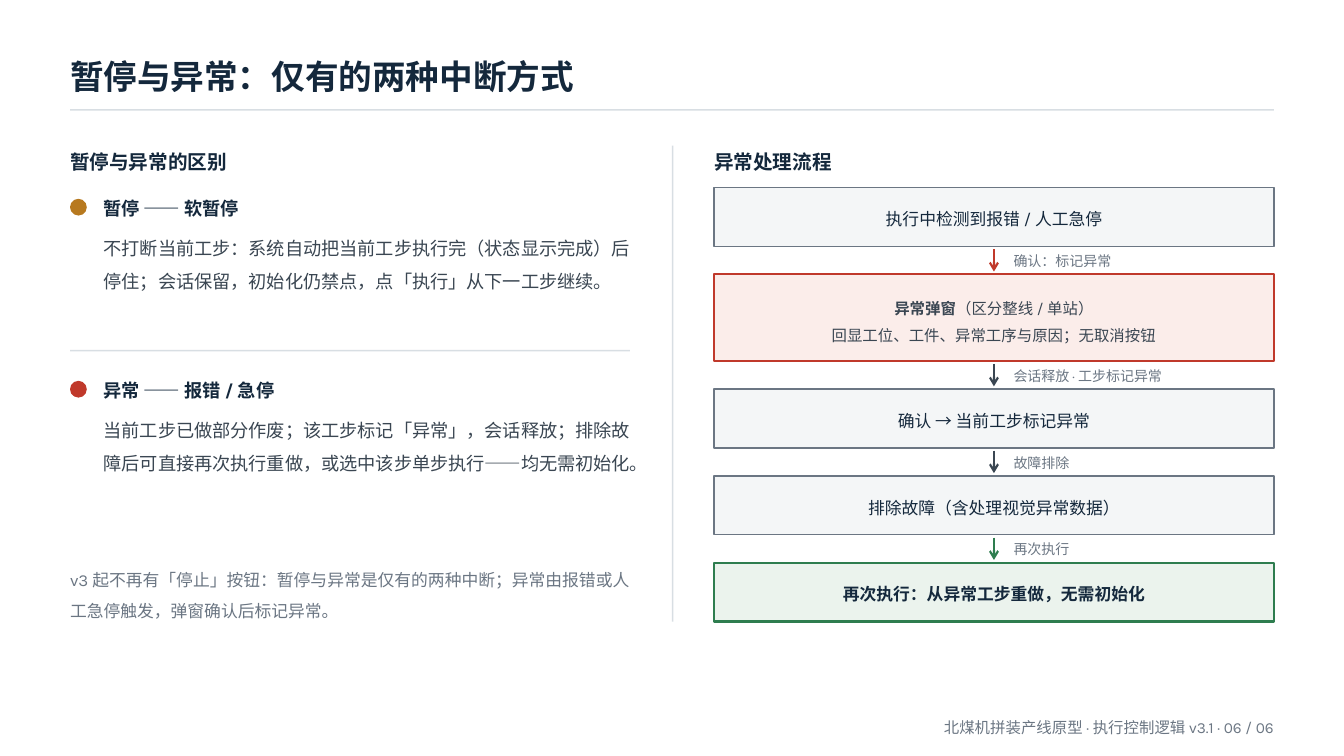
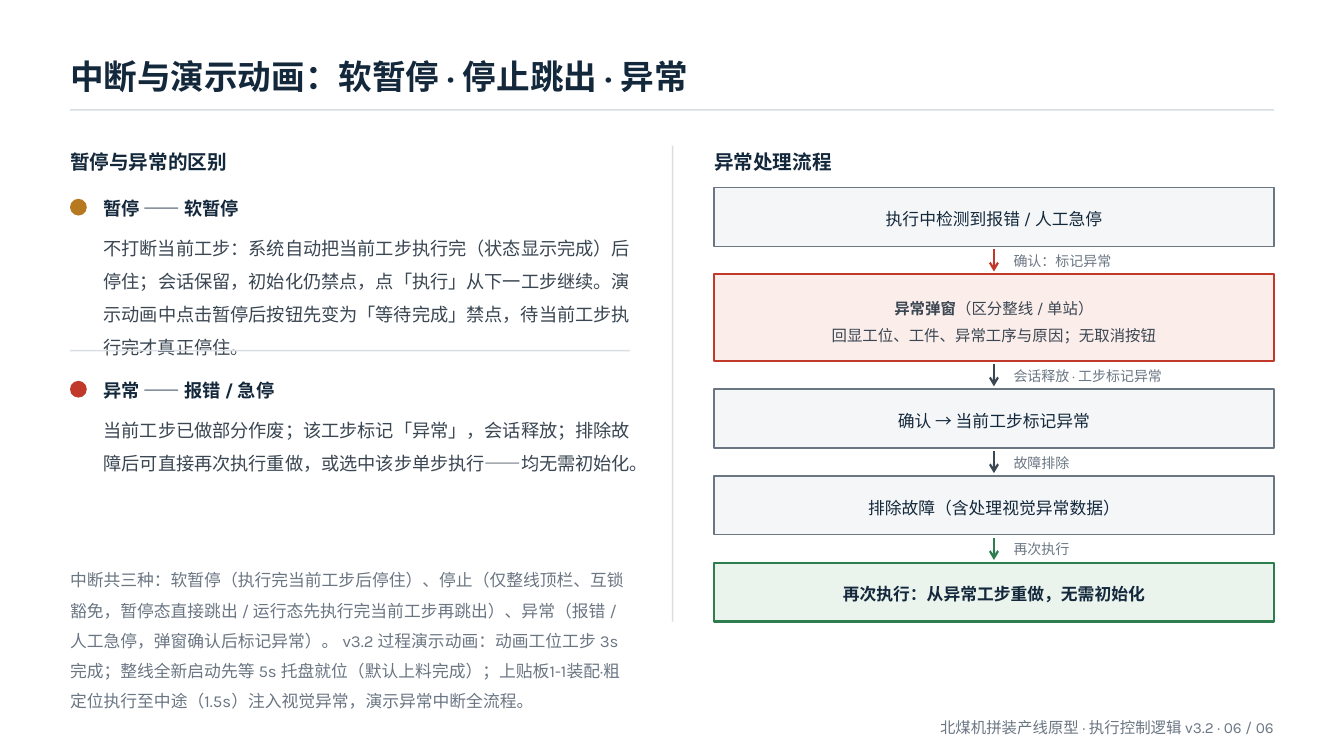
Before and after one commit to chenghe12581-ops/beimei-assembly-line-demo, a slide deck: slide 6 of docs/generated/execution-control-flow/执行按钮逻辑流程图.pptx. Drawn at 1344x756 pixels with LibreOffice and Linux fonts; fonts in the diff are those of the drawing. Boxes give left, top, right and bottom in pixels: in the first picture for what was removed or moved away, otherwise in the second. Text is boxed around its words. In the diff, an @@ line names an element or a change of style, - is before the commit and + after.

Commit message:
docs(执行控制): 流程图PPT升级v3.2，补充过程演示动画说明并修正停止按钮表述

```diff
--- a/docs/generated/execution-control-flow/执行按钮逻辑流程图.pptx
+++ b/docs/generated/execution-control-flow/执行按钮逻辑流程图.pptx
@@ text at bbox=[70, 60, 688, 92]: text changed @@
-暂停与异常：仅有的两种中断方式
+中断与演示动画：软暂停 · 停止跳出 · 异常
@@ text at bbox=[104, 239, 630, 323]: text changed @@
-不打断当前工步：系统自动把当前工步执行完（状态显示完成）后停住；会话保留，初始化仍禁点，点「执行」从下一工步继续。
+不打断当前工步：系统自动把当前工步执行完（状态显示完成）后停住；会话保留，初始化仍禁点，点「执行」从下一工步继续。演示动画中点击暂停后按钮先变为「等待完成」禁点，待当前工步执行完才真正停住。
@@ text at bbox=[70, 572, 624, 709]: text changed @@
-v3 起不再有「停止」按钮：暂停与异常是仅有的两种中断；异常由报错或人工急停触发，弹窗确认后标记异常。
+中断共三种：软暂停（执行完当前工步后停住）、停止（仅整线顶栏、互锁豁免，暂停态直接跳出 / 运行态先执行完当前工步再跳出）、异常（报错 / 人工急停，弹窗确认后标记异常）。 v3.2 过程演示动画：动画工位工步 3s 完成；整线全新启动先等 5s 托盘就位（默认上料完成）；上贴板1-1装配·粗定位执行至中途（1.5s）注入视觉异常，演示异常中断全流程。
@@ text at bbox=[940, 720, 1274, 734]: text changed @@
-北煤机拼装产线原型 · 执行控制逻辑 v3.1 · 06 / 06
+北煤机拼装产线原型 · 执行控制逻辑 v3.2 · 06 / 06
```
Also in this commit, not shown: 5 other slides changed.
